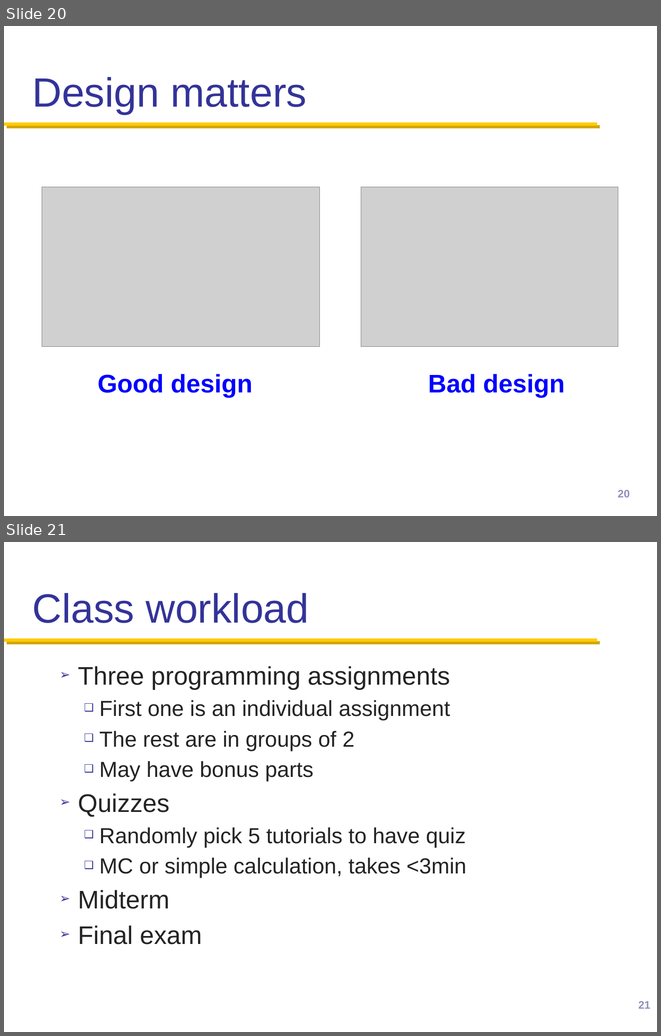
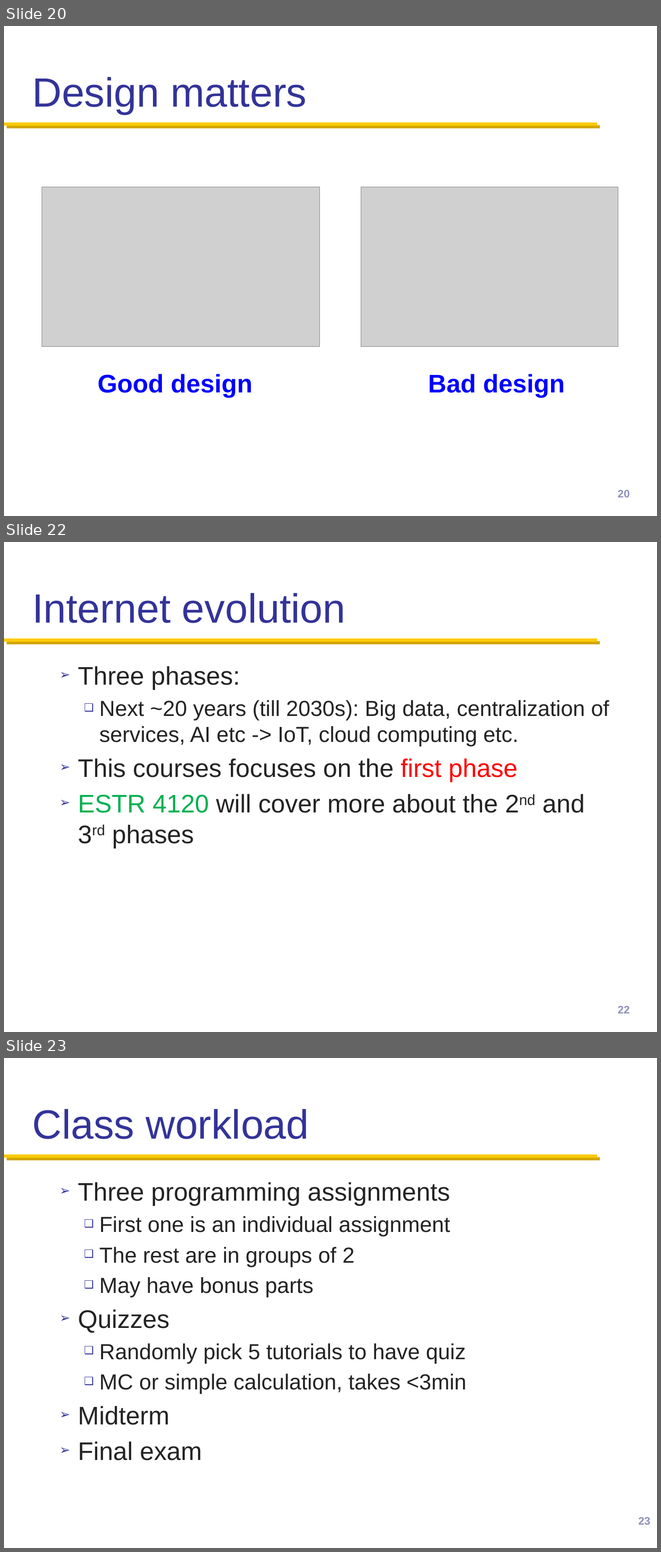
Before and after one commit to henryhxu/CSCI4430-ESTR4120, a slide deck: lec/lec1.pptx. Shown one above the other, each under a label of ours: slides 20 and 21 before the commit, slides 20, 22 and 23 after it; the slides between them are not shown. The pictures are 661x1036 and 661x1552 pixels, drawn with LibreOffice and Linux fonts; fonts in the diff are those of the drawing; grey boxes stand for pictures; background and template pictures are left out. Boxes give left, top, right and bottom in pixels: in the first picture for what was removed or moved away, otherwise in the second. Text is boxed around its words. In the diff, an @@ line names an element or a change of style, - is before the commit and + after.

```diff
--- a/lec/lec1.pptx
+++ b/lec/lec1.pptx
@@ slide 22 added at (4,542,657,1032), background #FFFFFF; not listed: 1 template element that a slide beside it also shows @@
@@ title added at (32,593,345,623), 45 pt, text #333399 @@
+Internet evolution
@@ text added at (78,666,609,848), 28 pt, text #232323 @@
+➢ Three phases:
+  ❑ Next ~20 years (till 2030s): Big data, centralization of services, AI etc -> IoT, cloud computing etc.
+➢ This courses focuses on the first phase
+➢ ESTR 4120 will cover more about the 2nd and 3rd phases
@@ page number added at (618,1006,630,1013), 12 pt, text #9090BA @@
+22
@@ what was slide 21 is now slide 23 @@
@@ page number at (638,1517,651,1524): text changed @@
-21
+23
```
Also in this commit, not shown: 5 slides changed, 2 other slides added.
